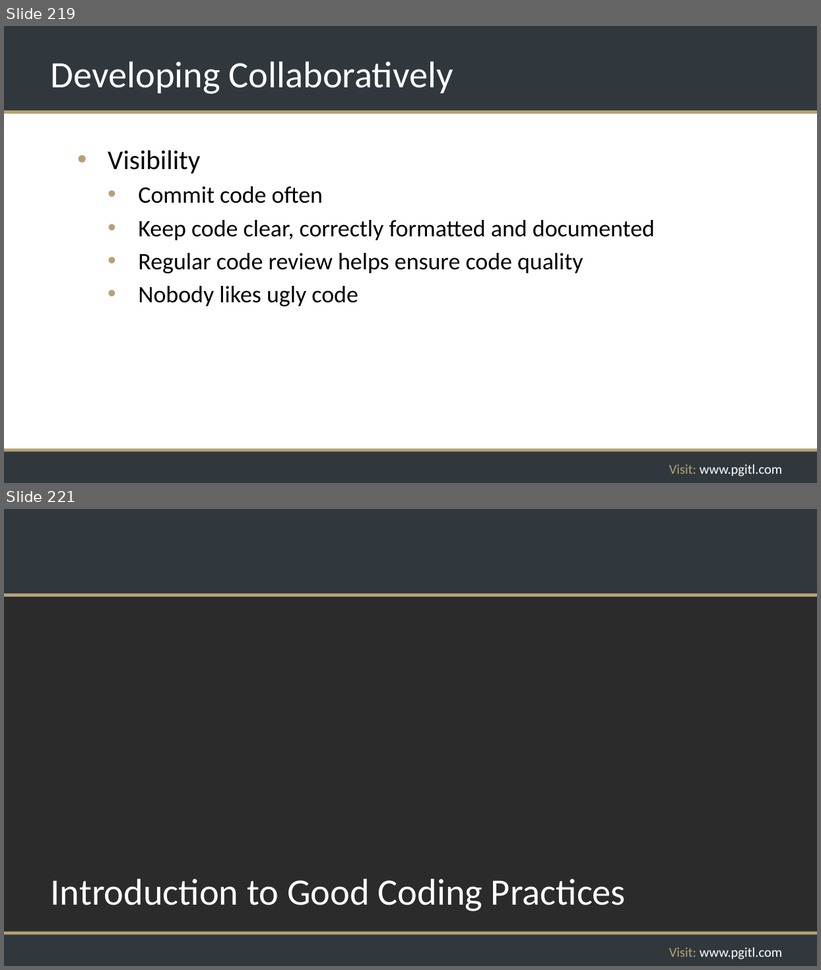
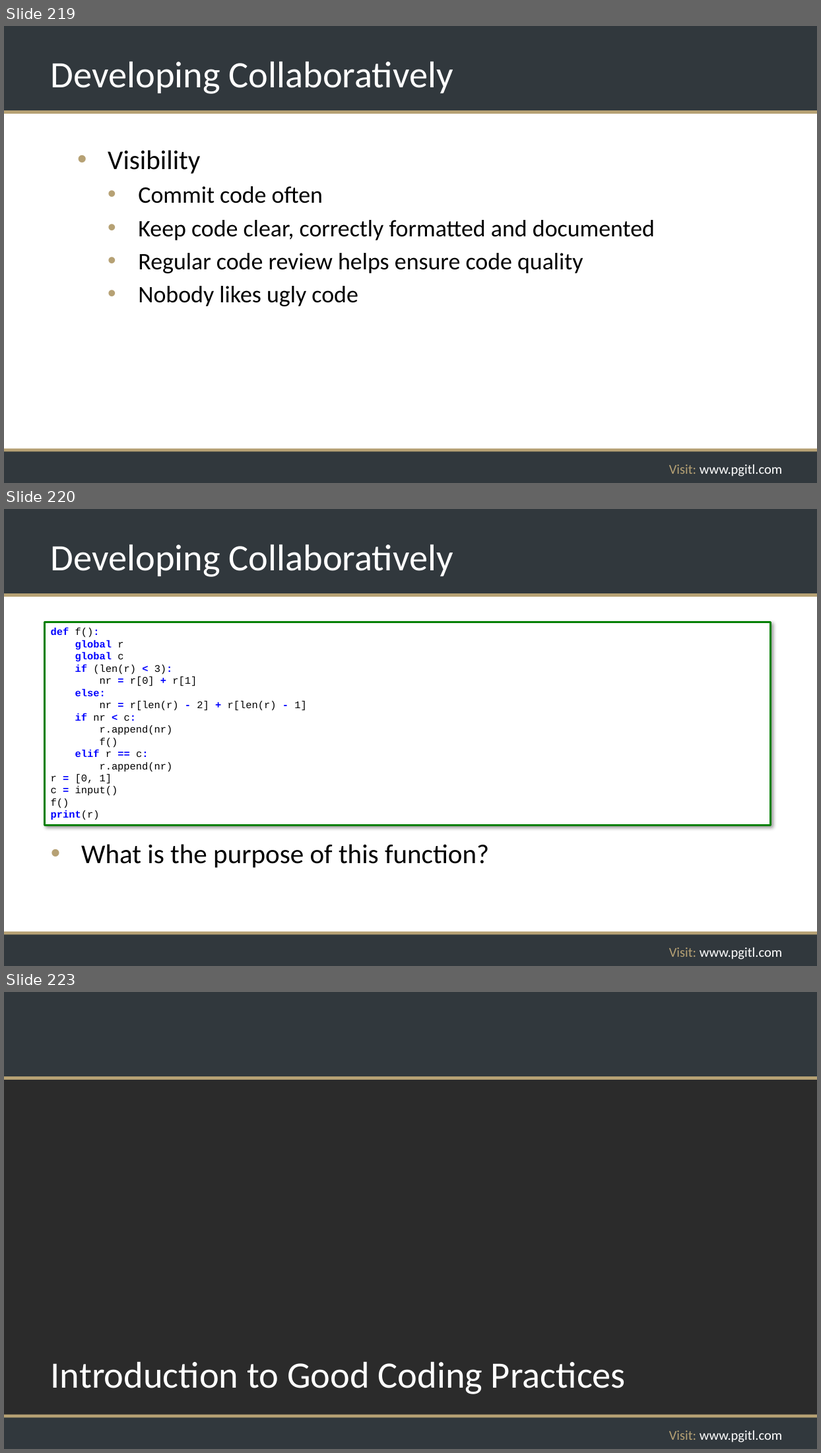
Before and after one commit to rikkouri/project-a, a slide deck: Programming Foundations.pptx. Shown one above the other, each under a label of ours: slides 219 and 221 before the commit, slides 219, 220 and 223 after it; the slides between them are not shown. The pictures are 821x970 and 821x1453 pixels, drawn with LibreOffice and Linux fonts; fonts in the diff are those of the drawing; background and template pictures are left out; a plain dark background stands for a picture behind light text. Boxes give left, top, right and bottom in pixels: in the first picture for what was removed or moved away, otherwise in the second. Text is boxed around its words. In the diff, an @@ line names an element or a change of style, - is before the commit and + after.

```diff
--- a/Programming Foundations.pptx
+++ b/Programming Foundations.pptx
@@ slide 220 added at [4, 509, 817, 966], background #FFFFFF; not listed: 5 template elements that a slide beside it also shows @@
@@ title added at [51, 544, 453, 577], 44 pt, text #FFFFFF @@
+Developing Collaboratively
@@ rectangle added at [45, 623, 771, 826], fill #FFFFFF, outline #008000 2.25 pt, 12 pt, text #000000 @@
+def f():
+global r
+global c
+if (len(r) < 3):
+nr = r[0] + r[1]
+else:
+nr = r[len(r) - 2] + r[len(r) - 1]
+if nr < c:
+r.append(nr)
+f()
+elif r == c:
+r.append(nr)
+r = [0, 1]
+c = input()
+f()
+print(r)
@@ text added at [81, 844, 489, 868], 32 pt, text #000000 @@
+• What is the purpose of this function?
@@ what was slide 221 is now slide 223 @@
```
Also in this commit, not shown: 4 slides changed, 1 other slide added, 2 other files.
